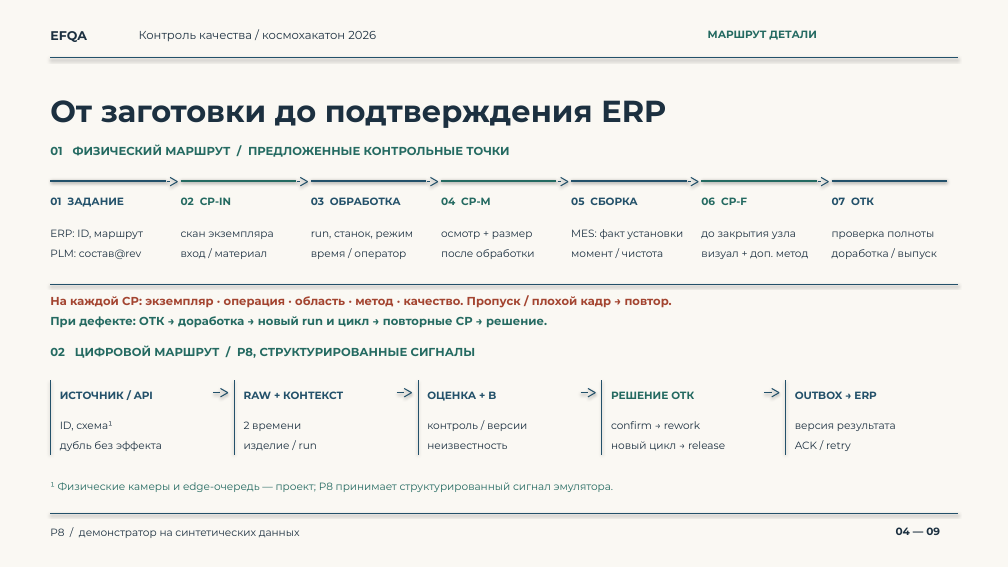
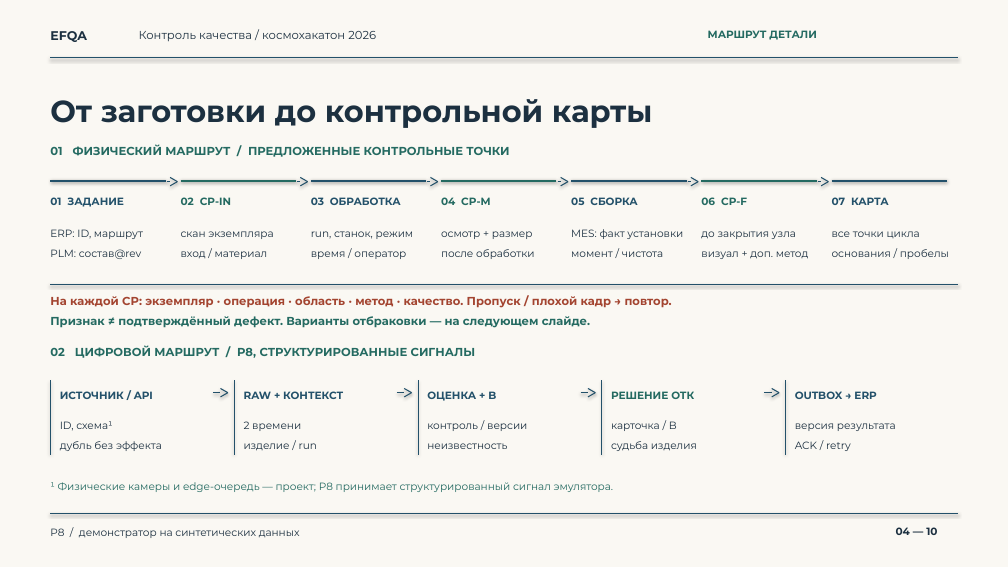
Before and after one commit to pichotiner/final-hack, a slide deck: slide 4 of docs/defense/5min/presentation-5min.pptx. Drawn at 1008x567 pixels with LibreOffice and Linux fonts; fonts in the diff are those of the drawing. Boxes give left, top, right and bottom in pixels: in the first picture for what was removed or moved away, otherwise in the second. Text is boxed around its words. In the diff, an @@ line names an element or a change of style, - is before the commit and + after.

```diff
--- a/docs/defense/5min/presentation-5min.pptx
+++ b/docs/defense/5min/presentation-5min.pptx
@@ text at (50,99,653,128): text changed @@
-От заготовки до подтверждения ERP
+От заготовки до контрольной карты
@@ text at (832,197,889,205): text changed @@
-07 ОТК
+07 КАРТА
@@ text at (832,231,920,238): text changed @@
-проверка полноты
+все точки цикла
@@ text at (832,249,949,259): text changed @@
-доработка / выпуск
+основания / пробелы
@@ text at (50,316,590,328): text changed @@
-При дефекте: ОТК → доработка → новый run и цикл → повторные CP → решение.
+Признак ≠ подтверждённый дефект. Варианты отбраковки — на следующем слайде.
@@ text at (611,421,677,431): text changed @@
-confirm → rework
+карточка / B
@@ text at (611,441,697,451): text changed @@
-новый цикл → release
+судьба изделия
@@ text at (896,527,937,535): text changed @@
-04 — 09
+04 — 10
```
Also in this commit, not shown: 8 other slides changed, 1 slide added, 8 other files.
